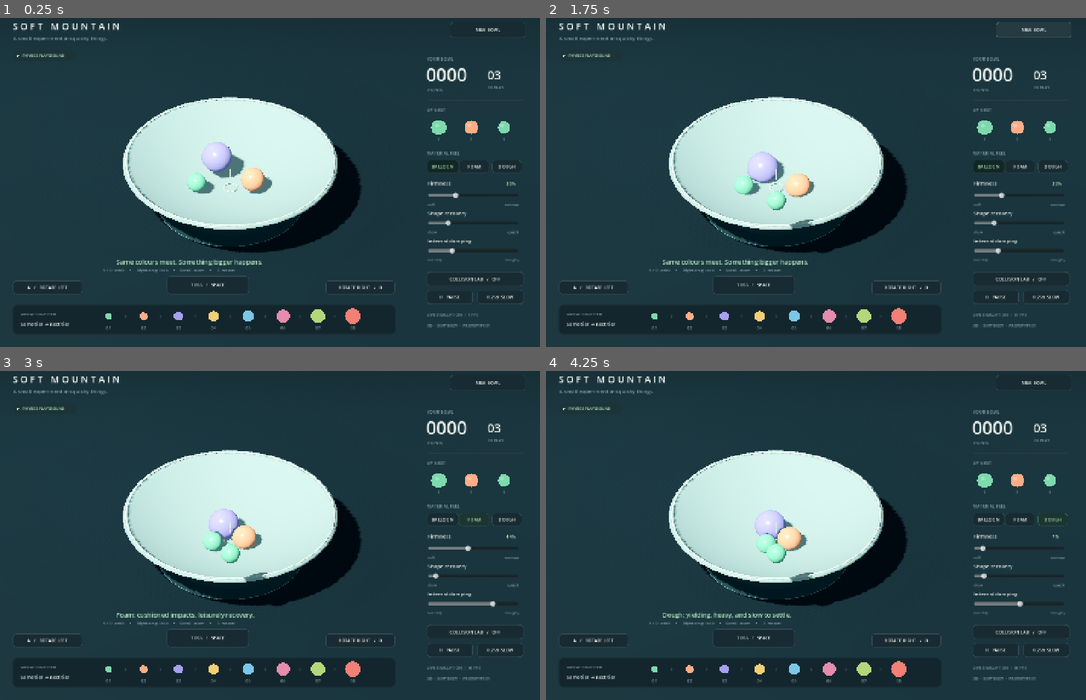
Above: before the commit, frames 1-4 (two rows, left to right).
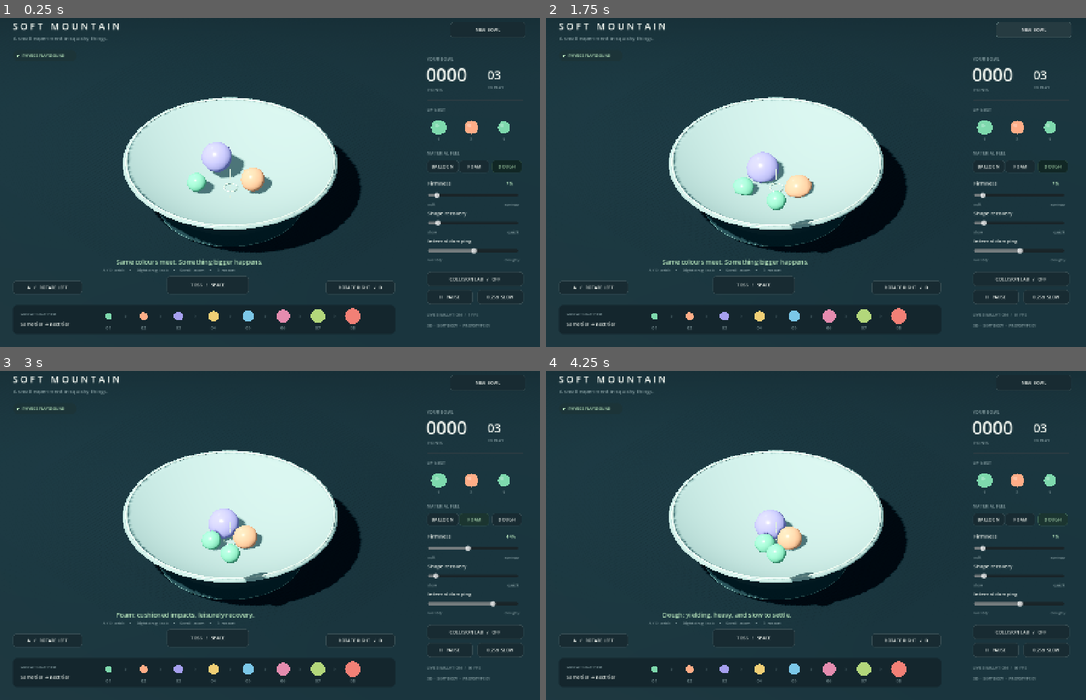
Above: after the commit, the same moments.

Repository: Adam-Vozzo/game16
Game: Godot game, scene res://scenes/main.tscn
Same seed, same stepped clock (60 frames per second), same inputs: the game is played once before the commit and once after it.
Inputs:
- Up to frame 1 (0.25 s): no input
- Up to frame 2 (1.75 s): click "NEW BOWL" at 0.5 s; click "NEW BOWL" at 1.25 s
- Up to frame 3 (3 s): click "BALLOON" at 2 s; click "FOAM" at 2.75 s
- Up to frame 4 (4.25 s): click "DOUGH" at 3.5 s

The runs differ from the first frame. In frame 1, 0.2% of the frame differs, in the area x 80-96%, y 44-72%; in frame 2, 0.4%, in the area x 34-96%, y 40-72%; in frame 3, 0.1%; in frame 4, less than 0.1%.

Commit message:
Default to dough and suppress artificial merge launch energy

Diff:
--- a/scripts/main.gd
+++ b/scripts/main.gd
@@ -10,7 +10,7 @@
 var game_over := false
 var lab_mode := false
 var slow_motion := false
-var material_index := 0
+var material_index := 2
 var angle := 0.22
 var zoom := 13.6
 var target := Vector3(0,0.65,0)
@@ -45,6 +45,7 @@
 	sound = AudioStreamPlayer.new()
 	sound.volume_db = -16
 	add_child(sound)
+	set_material(material_index)
 	restart()
 	for arg in OS.get_cmdline_user_args():
 		if arg == "--demo": demo=true
--- a/scripts/soft_ball.gd
+++ b/scripts/soft_ball.gd
@@ -21,6 +21,11 @@
 var rest_volume: float
 var bound: float
 var age := 0.0
+const MERGE_SETTLE_SECONDS := 0.5
+var merge_settle_remaining := 0.0
+var stabilize_this_substep := false
+var translation_budget := 0.0
+var internal_budget := 0.0
 var previous_dt := 1.0/180.0
 var escaped_time := 0.0
 var alive := true
@@ -72,6 +77,32 @@
 		points[i] += mean_motion*0.999 + (motion-mean_motion)*(1.0-damping) + Vector3.DOWN*gravity*dt*dt
 		previous[i] = old
 	previous_dt = dt
+	# Record the motion supplied by integration, before overlap/shape projection.
+	# A short merge-only guard prevents those corrections creating kinetic energy.
+	var predicted_motion := Vector3.ZERO
+	for i in points.size(): predicted_motion+=points[i]-previous[i]
+	predicted_motion/=points.size()
+	translation_budget=predicted_motion.length()
+	internal_budget=0.0
+	for i in points.size(): internal_budget+=(points[i]-previous[i]-predicted_motion).length_squared()
+	stabilize_this_substep=merge_settle_remaining>0.0
+	merge_settle_remaining=maxf(0.0,merge_settle_remaining-dt)
+
+func finish_substep() -> void:
+	if not stabilize_this_substep: return
+	var mean_motion := Vector3.ZERO
+	for i in points.size(): mean_motion+=points[i]-previous[i]
+	mean_motion/=points.size()
+	var internal_energy := 0.0
+	for i in points.size(): internal_energy+=(points[i]-previous[i]-mean_motion).length_squared()
+	# Keep collision response directions, but prevent new translation or internal
+	# energy from a newly overlapping shell. Position corrections remain intact.
+	var limited_mean := mean_motion.limit_length(translation_budget)
+	var internal_scale := minf(1.0,sqrt(internal_budget/maxf(internal_energy,0.000000000001)))
+	for i in points.size():
+		var motion := limited_mean+(points[i]-previous[i]-mean_motion)*internal_scale
+		previous[i]=points[i]-motion
+	velocity=limited_mean/previous_dt
 
 func constrain(stiffness: float, recovery: float) -> void:
 	# Distance constraints distribute a local dent through the shell.
--- a/scripts/soft_simulation.gd
+++ b/scripts/soft_simulation.gd
@@ -12,9 +12,9 @@
 const MAX_BALLS := 44
 var topology := SoftGeometry.cage()
 var balls: Array[SoftBall] = []
-var stiffness := 0.22
-var recovery := 0.008
-var damping := 0.045
+var stiffness := 0.10
+var recovery := 0.004
+var damping := 0.085
 var gravity := 9.8
 var merges_enabled := true
 var bowl_enabled := true
@@ -56,6 +56,7 @@
 							second.alive = false
 							_merge(first,second)
 		# Defer all mutation of the active collection until pair iteration finishes.
+		for ball in balls: ball.finish_substep()
 		_flush_merges()
 		for ball in balls: ball.update_center()
 	for ball in balls:
@@ -78,7 +79,9 @@
 		merge.a.dispose()
 		merge.b.dispose()
 		var child := spawn(merge.tier,merge.at,merge.velocity)
-		# New tier has nearly the sum of the parent volumes; no explosive impulse.
+		# The larger shell can initially intersect supports and adjacent balls.
+		# Let it de-penetrate without converting that correction into a launch.
+		child.merge_settle_remaining=SoftBall.MERGE_SETTLE_SECONDS
 		child.age = 0.0
 		merged.emit(merge.at,merge.tier,10*(1 << merge.tier))
 	pending_merges.clear()
@@ -109,6 +112,11 @@
 	for p in b.points: min_b = minf(min_b,p.dot(normal))
 	var overlap := max_a-min_b+0.018
 	if overlap <= 0.0: return false
+	# Protect direct neighbours too, so the new shell cannot kick the pile apart.
+	# Do not propagate the timer: ordinary collisions resume after the birth window.
+	if a.merge_settle_remaining>0.0 or b.merge_settle_remaining>0.0:
+		a.stabilize_this_substep=true
+		b.stabilize_this_substep=true
 	# Resolve a patch of shell vertices against a shared separating plane.
 	# Equal/opposite corrections conserve the pair's mass-weighted center.
 	var plane := (max_a*b.mass+min_b*a.mass)/(a.mass+b.mass)
--- /dev/null
+++ b/tests/merge_tests.gd
@@ -0,0 +1,83 @@
+extends SceneTree
+
+var failures := 0
+
+func _initialize() -> void:
+	call_deferred("run")
+
+func run() -> void:
+	for preset in [[0.22,0.008,0.045],[0.30,0.003,0.12],[0.10,0.004,0.085]]:
+		for tier in [0,3,5,6]:
+			var sim := SoftSimulation.new()
+			sim.stiffness=preset[0]
+			sim.recovery=preset[1]
+			sim.damping=preset[2]
+			sim.bowl_enabled=false
+			sim.floor_height=0
+			sim.spill_enabled=false
+			var radius := SoftBall.RADII[tier]
+			var a := sim.spawn(tier,Vector3(-radius,radius,0))
+			var b := sim.spawn(tier,Vector3(radius,radius,0))
+			a.age=1
+			b.age=1
+			var peak_speed := 0.0
+			var peak_height := 0.0
+			for frame in 180:
+				sim.step(1.0/60.0)
+				for ball in sim.balls:
+					if ball.tier==tier+1:
+						peak_speed=maxf(peak_speed,ball.velocity.y)
+						peak_height=maxf(peak_height,ball.center.y)
+			var passed := sim.balls.size()==1 and peak_speed<1.0 and peak_height<SoftBall.RADII[tier+1]*1.25
+			if not passed: failures+=1
+			print("PASS" if passed else "FAIL"," rest merge tier=",tier," preset=",preset," peak upward speed=",snappedf(peak_speed,0.01)," height=",snappedf(peak_height,0.01))
+	_test_crowded_merge()
+	_test_airborne_merge()
+	print("MERGE REGRESSIONS: ",failures," failures")
+	quit(0 if failures==0 else 1)
+
+func check(passed: bool,label: String) -> void:
+	if not passed: failures+=1
+	print("PASS" if passed else "FAIL"," ",label)
+
+func _test_crowded_merge() -> void:
+	var sim := SoftSimulation.new()
+	sim.spill_enabled=false
+	var radius := SoftBall.RADII[5]
+	var a := sim.spawn(5,Vector3(-radius,1.5,0))
+	var b := sim.spawn(5,Vector3(radius,1.5,0))
+	a.age=1
+	b.age=1
+	var neighbours: Array[SoftBall]=[
+		sim.spawn(3,Vector3(0,1.3,-1.95)),
+		sim.spawn(4,Vector3(0,1.6,2.15)),
+		sim.spawn(2,Vector3(0,3.4,0))]
+	var peak_neighbour_speed := 0.0
+	var peak_child_speed := 0.0
+	for frame in 180:
+		sim.step(1.0/60.0)
+		for neighbour in neighbours: peak_neighbour_speed=maxf(peak_neighbour_speed,neighbour.velocity.y)
+		for ball in sim.balls:
+			if ball.tier==6: peak_child_speed=maxf(peak_child_speed,ball.velocity.y)
+	check(sim.balls.size()==4,"Crowded bowl produces one merge without losing neighbours")
+	check(peak_neighbour_speed<1.5 and peak_child_speed<1,"Crowded merge limits upward launch of both child and neighbours")
+	var healthy := true
+	for ball in sim.balls:
+		if not ball.center.is_finite() or absf(ball.volume()/ball.rest_volume-1)>0.15: healthy=false
+	check(healthy,"Crowded merge maintains finite positions and volume")
+	print("Crowded peak upward speed: child=",peak_child_speed," neighbours=",peak_neighbour_speed)
+
+func _test_airborne_merge() -> void:
+	var sim := SoftSimulation.new()
+	sim.gravity=0
+	sim.bowl_enabled=false
+	sim.floor_height=-100
+	sim.spill_enabled=false
+	var a := sim.spawn(1,Vector3(-0.49,5,0),Vector3(0,0,-3))
+	var b := sim.spawn(1,Vector3(0.49,5,0),Vector3(0,0,-3))
+	a.age=1
+	b.age=1
+	for frame in 6: sim.step(1.0/60.0)
+	check(sim.balls.size()==1 and sim.balls[0].velocity.z< -2.8,"Airborne merge preserves genuine inherited travel")
+	for frame in 36: sim.step(1.0/60.0)
+	check(sim.balls[0].merge_settle_remaining==0 and not sim.balls[0].stabilize_this_substep,"Merge guard expires and ordinary physics resumes")
Not shown, changed: README.md
